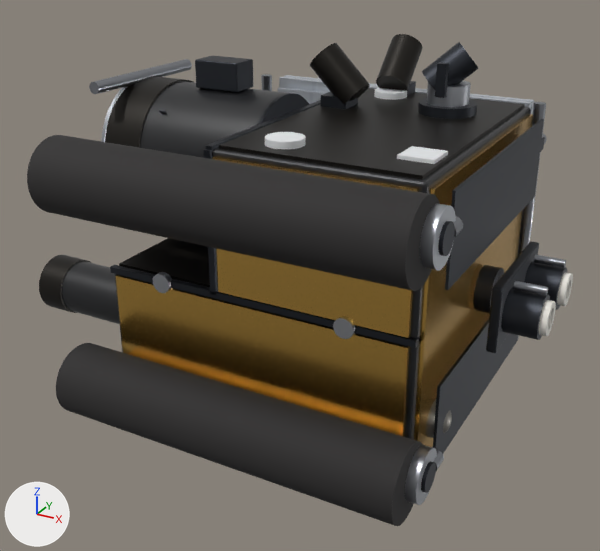
A saved change to the glTF model public/shepherd/shepherd-1-stowed.glb.
One viewpoint serves both versions: a camera (50 mm lens) standing at (1.144, -2.265, 1.011) and looking at (-0.038, -0.116, -0.063). Arrows for +X, +Y and +Z are at lower left; the lights stay in place. The first picture is the older version. Where no turn or scale is listed for an object, it has been applied to the vertices. Vertices at exactly the same position are counted once.

In view in the first picture: 'beam_director:door hinge', 'beam_director:front baffle', 'beam_director:rear plate', 'beam_director:telescope tube', 'bus:cradle floor MLI', 'bus:ram bumper lower', 'bus:ram bumper upper', 'bus:ram-face MLI', 'bus:sun-face MLI lower', 'bus:sun-face MLI upper', 'bus:upper deck', 'bus:zenith MLI', 'comms:OCT telescope', 'propulsion:Hall thruster A (prime)', 'propulsion:Hall thruster A (prime) BN channel', 'propulsion:Hall thruster B (redundant)', 'propulsion:Hall thruster B (redundant) BN channel', 'propulsion:Hall thruster B (redundant) cathode', 'propulsion:thruster plate', 'solar_arrays:nadir wing roll', 'solar_arrays:zenith wing roll', 'tracking:acquisition baffle', 'tracking:acquisition telescope tube' and 33 more.
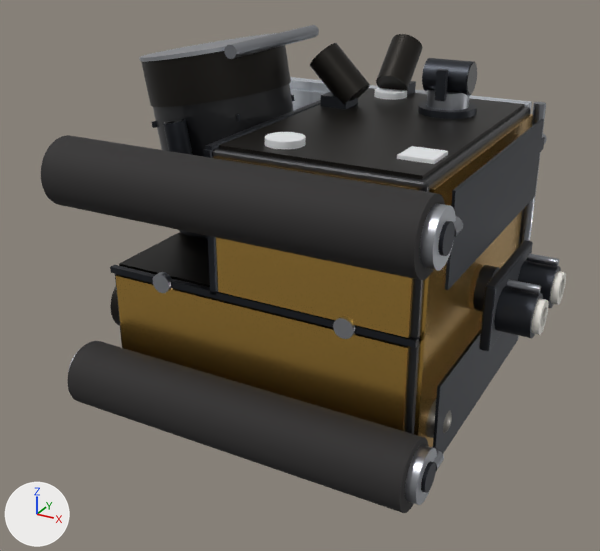
ob_aperture_door_hinge is not drawn itself; it is the parent of ob_beam_director_aperture_door.

Where the newer file only moved an object's origin or applied its transform, the numbers keep the older frame.

Edits to the bpy script that builds the scene:
```text
Change me_cube_066:
    remove me_cube_066.from_pydata(...)  # 96 vertices, 188 faces; spans x 0.605..0.635, y -0.2..0.2, z -0.13..0.07
    add me_cube_066.from_pydata(...)  # 96 vertices, 188 faces; spans x 0.585..0.615, y -0.2..0.2, z -0.13..0.07
    me_cube_066 part 1: the whole mesh is moved by (-0.02, 0.0, 0.0)
Change me_cylinder_054:
    remove me_cylinder_054.from_pydata(...)  # 128 vertices, 252 faces; spans x -0.55..0.55, y -0.11..0.11, z -0.11..0.11
    add me_cylinder_054.from_pydata(...)  # 128 vertices, 252 faces; spans x -0.55..0.55, y -0.1..0.1, z -0.1..0.1
    me_cylinder_054 part 2: the whole mesh is scaled about its middle by (1, 0.909, 0.909)
Change me_cylinder_048:
    remove me_cylinder_048.from_pydata(...)  # 128 vertices, 252 faces; spans x -0.55..0.55, y -0.11..0.11, z -0.11..0.11
    add me_cylinder_048.from_pydata(...)  # 128 vertices, 252 faces; spans x -0.55..0.55, y -0.1..0.1, z -0.1..0.1
    me_cylinder_048 part 3: the whole mesh is scaled about its middle by (1, 0.909, 0.909)
Change ob_aperture_door_hinge:
    ob_aperture_door_hinge.rotation_euler: (0.0, -1.396, 0.0) -> (0.0, 0.0, 0.0)  # degrees (0, -80, 0) -> degrees (0, 0, 0)
    ob_aperture_door_hinge.location: (-0.292, 0.0, -0.304) -> (-0.35, 0.0, 0.235)
Change ob_beam_director_door_hinge:
    ob_beam_director_door_hinge.location: (-0.292, 0.0, -0.304) -> (-0.35, 0.0, 0.235)
Change ob_beam_director_front_baffle:
    ob_beam_director_front_baffle.location: (-0.0486, 0.0, -0.276) -> (-0.28, 0.0, 0.0)
    ob_beam_director_front_baffle.rotation_euler: (0.0, 0.175, 0.0) -> (0.0, 1.571, 0.0)  # degrees (0, 10, 0) -> degrees (0, 90, 0)
Change ob_beam_director_rear_plate:
    ob_beam_director_rear_plate.location: (0.0354, 0.0, 0.201) -> (0.204, 0.0, 0.0)
    ob_beam_director_rear_plate.rotation_euler: (0.0, 0.175, 0.0) -> (0.0, 1.571, 0.0)  # degrees (0, 10, 0) -> degrees (0, 90, 0)
Change ob_beam_director_telescope_tube:
    ob_beam_director_telescope_tube.rotation_euler: (0.0, 0.175, 0.0) -> (0.0, 1.571, 0.0)  # degrees (0, 10, 0) -> degrees (0, 90, 0)
Change ob_comms_oct_telescope:
    ob_comms_oct_telescope.parent: ob_sub_comms -> ob_oct_el
    ob_comms_oct_telescope.location: (0.3, 0.22, 0.565) -> (0.0, 0.0, 0.0)
    ob_comms_oct_telescope.rotation_euler: (0.0, 0.873, 0.436) -> (0.0, 1.571, 0.0)  # degrees (0, 50, 25) -> degrees (0, 90, 0)
Change ob_propulsion_hall_thruster_a__prime:
    ob_propulsion_hall_thruster_a__prime.location: (0.685, -0.11, -0.03) -> (0.665, -0.11, -0.03)
Change ob_propulsion_hall_thruster_a__prime__bn_channel:
    ob_propulsion_hall_thruster_a__prime__bn_channel.location: (0.735, -0.11, -0.03) -> (0.715, -0.11, -0.03)
Change ob_propulsion_hall_thruster_b__redundant:
    ob_propulsion_hall_thruster_b__redundant.location: (0.685, 0.11, -0.03) -> (0.665, 0.11, -0.03)
Change ob_propulsion_hall_thruster_b__redundant__bn_channel:
    ob_propulsion_hall_thruster_b__redundant__bn_channel.location: (0.735, 0.11, -0.03) -> (0.715, 0.11, -0.03)
Change ob_propulsion_hall_thruster_b__redundant__cathode:
    ob_propulsion_hall_thruster_b__redundant__cathode.location: (0.69, 0.11, 0.05) -> (0.67, 0.11, 0.05)
Change ob_solar_arrays_nadir_wing_roll:
    ob_solar_arrays_nadir_wing_roll.location: (0.0, -0.61, -0.33) -> (0.0, -0.57, -0.33)
Change ob_solar_arrays_zenith_wing_roll:
    ob_solar_arrays_zenith_wing_roll.location: (0.0, -0.61, 0.33) -> (0.0, -0.57, 0.33)
Change ob_tracking_acquisition_baffle:
    ob_tracking_acquisition_baffle.location: (-0.87, -0.3, -0.2) -> (-0.55, -0.3, -0.2)
Change ob_tracking_acquisition_telescope_tube:
    ob_tracking_acquisition_telescope_tube.location: (-0.67, -0.3, -0.2) -> (-0.3, -0.3, -0.2)
Add ob_comms_oct_aperture:
    ob_comms_oct_aperture = bpy.data.objects.new('comms:OCT aperture', me_cylinder_087)  # a 64-sided cylinder along x spanning x -0.002..0.002, y -0.046..0.046, z -0.046..0.046; in mat_glass_dark (black #0b0d12)
    ob_comms_oct_aperture.location = (0.37, 0.22, 0.545)
```

Where the change shows, as pixel boxes [x1, y1, x2, y2] in the pictures (600 x 551 px):
'solar_arrays:zenith wing roll', moved, rescaled (7% shorter)
    before: [27, 135, 440, 291]
    after: [41, 135, 445, 280]
'solar_arrays:nadir wing roll', moved, rescaled
    before: [56, 343, 423, 526]
    after: [67, 341, 428, 513]
'beam_director:front baffle', moved, turned
    before: [105, 76, 193, 148]
    after: [142, 45, 291, 107]
'beam_director:telescope tube', turned
    before: [140, 81, 296, 158]
    after: [153, 84, 293, 237]
'tracking:acquisition telescope tube', moved (not visible afterwards)
    before: [62, 261, 120, 324]
'propulsion:thruster plate', moved
    before: [486, 241, 539, 353]
    after: [479, 240, 533, 351]
'beam_director:door hinge', moved
    before: [89, 59, 192, 94]
    after: [224, 25, 319, 59]
'propulsion:Hall thruster A (prime)', moved
    before: [501, 287, 550, 340]
    after: [494, 286, 543, 338]
'comms:OCT telescope', moved, turned
    before: [422, 42, 479, 90]
    after: [422, 58, 476, 95]
'tracking:acquisition baffle', moved (mostly hidden afterwards)
    before: [39, 255, 91, 313]
    after: [110, 286, 120, 326]
'beam_director:aperture door', moved, turned (mostly hidden before)
    before: [101, 86, 128, 142]
    after: [139, 33, 276, 62]
'propulsion:Hall thruster B (redundant)', moved
    before: [524, 261, 567, 310]
    after: [518, 260, 561, 308]
'beam_director:rear plate', moved, turned (mostly hidden afterwards)
    before: [258, 93, 309, 124]
    after: [179, 230, 208, 237]
'propulsion:Hall thruster A (prime) BN channel', moved
    before: [539, 300, 556, 336]
    after: [531, 298, 549, 335]
'propulsion:Hall thruster B (redundant) BN channel', moved
    before: [557, 272, 573, 306]
    after: [551, 271, 566, 305]
'propulsion:Hall thruster B (redundant) cathode', moved
    before: [534, 255, 566, 268]
    after: [527, 254, 559, 267]
'comms:OCT aperture', added
    after: [467, 63, 477, 94]
'beam_director:tracker electronics', unchanged, covered by the edit
    before: [195, 56, 253, 92]
